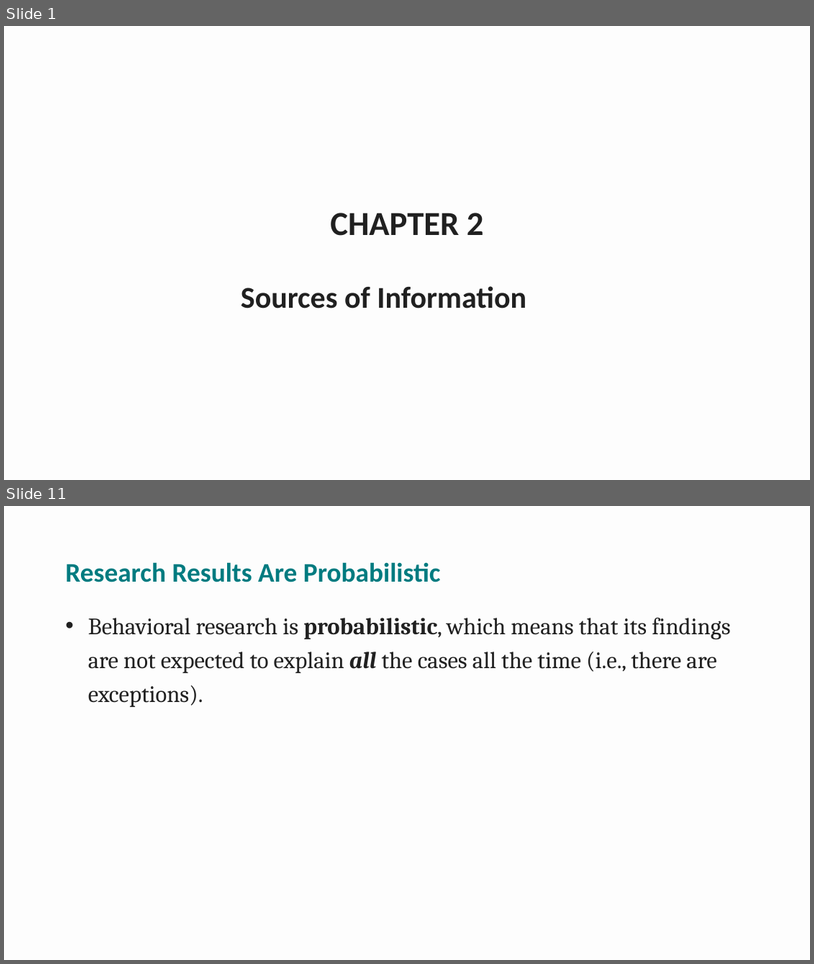
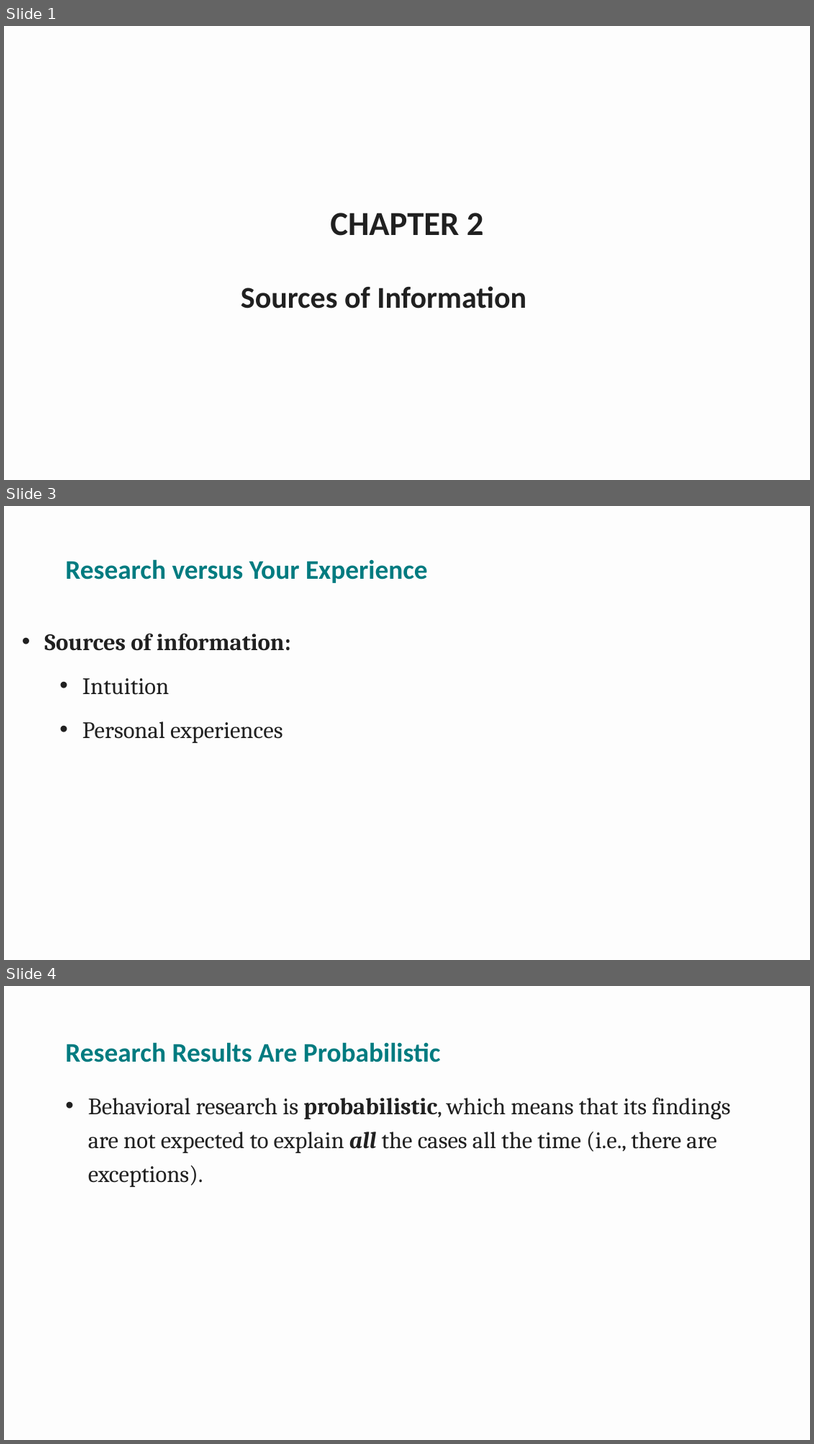
Before and after one commit to npm27/Teaching-Materials, a slide deck: Research Methods/Spring 26/Slides/2 Chapter 2.pptx. Shown one above the other, each under a label of ours: slides 1 and 11 before the commit, slides 1, 3 and 4 after it; the slides between them are not shown. The pictures are 814x964 and 814x1444 pixels, drawn with LibreOffice and Linux fonts; fonts in the diff are those of the drawing. Boxes give left, top, right and bottom in pixels: in the first picture for what was removed or moved away, otherwise in the second. Text is boxed around its words. In the diff, an @@ line names an element or a change of style, - is before the commit and + after.

```diff
--- a/Research Methods/Spring 26/Slides/2 Chapter 2.pptx
+++ b/Research Methods/Spring 26/Slides/2 Chapter 2.pptx
@@ slide 3 added at (4, 506, 810, 960), background #FDFDFD @@
@@ title added at (65, 559, 428, 583), 32 pt, text #007B80, bold @@
+Research versus Your Experience
@@ text added at (44, 633, 291, 743), 28 pt, text #202020 @@
+• Sources of information:
+  • Intuition
+  • Personal experiences
@@ what was slide 11 is now slide 4 @@
```
Also in this commit, not shown: 5 slides changed, 6 slides removed, 40 other files.
